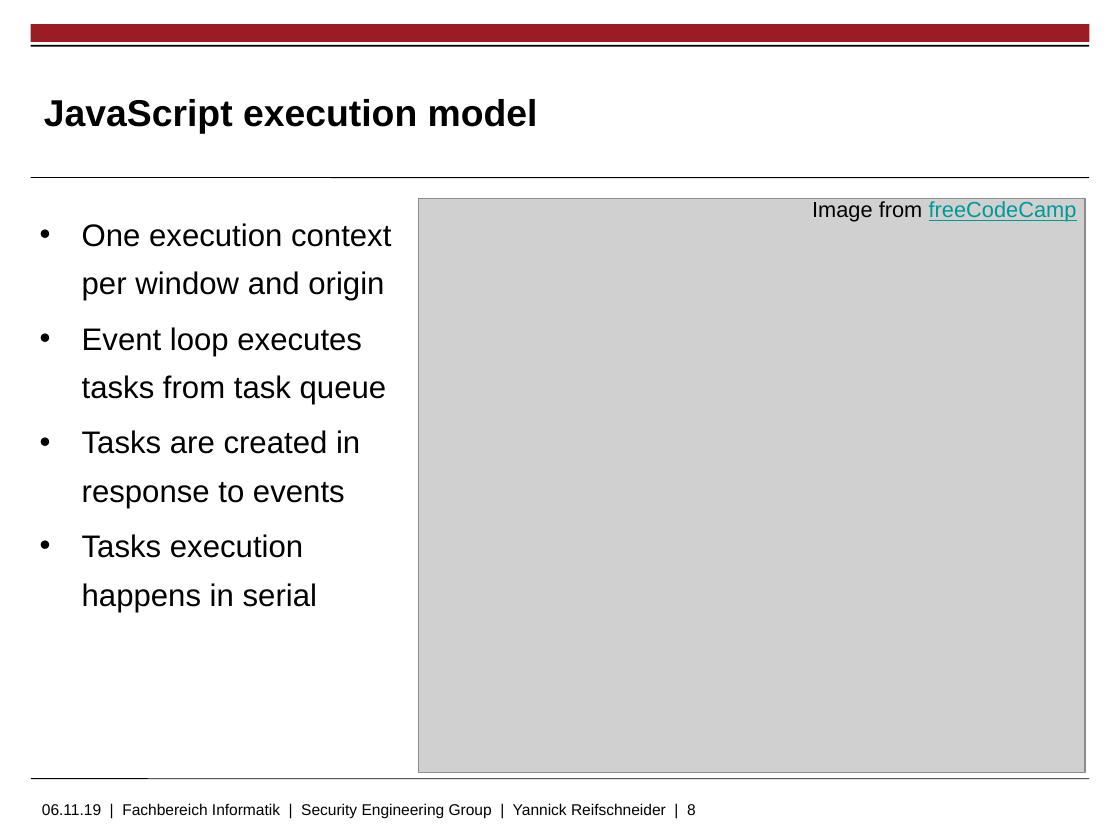
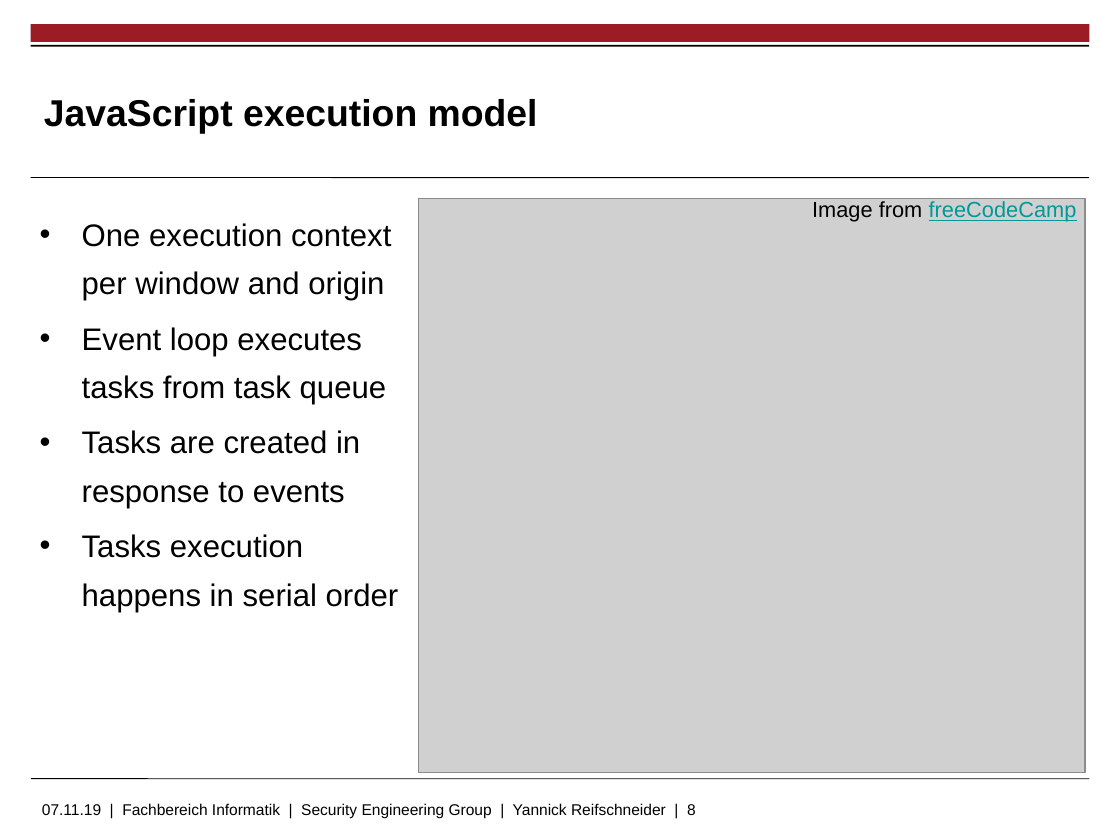
Before and after one commit to skidr0w/background-execution, a slide deck: slide 8 of thesis/slides.pptx. Drawn at 1120x840 pixels with LibreOffice and Linux fonts; fonts in the diff are those of the drawing; grey boxes stand for pictures; background and template pictures are left out. Boxes give left, top, right and bottom in pixels: in the first picture for what was removed or moved away, otherwise in the second. Text is boxed around its words. In the diff, an @@ line names an element or a change of style, - is before the commit and + after.

```diff
--- a/thesis/slides.pptx
+++ b/thesis/slides.pptx
@@ text at [82, 534, 399, 612]: text changed @@
-• Tasks execution happens in serial
+• Tasks execution happens in serial order
@@ text at [42, 803, 696, 819]: text changed @@
-06.11.19 | Fachbereich Informatik | Security Engineering Group | Yannick Reifschneider | 8
+07.11.19 | Fachbereich Informatik | Security Engineering Group | Yannick Reifschneider | 8
```
Also in this commit, not shown: 13 other slides changed, 7 slides added, 3 slides removed.
